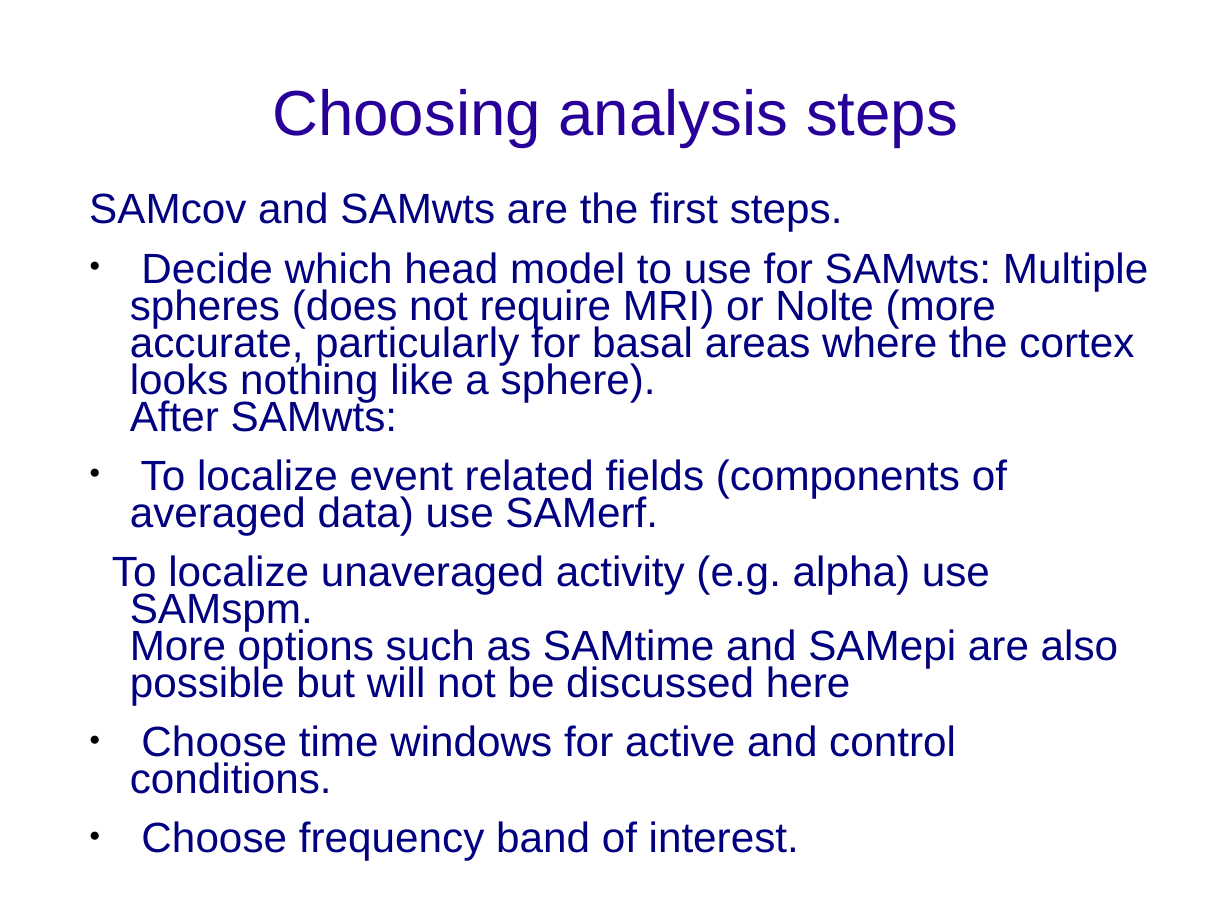
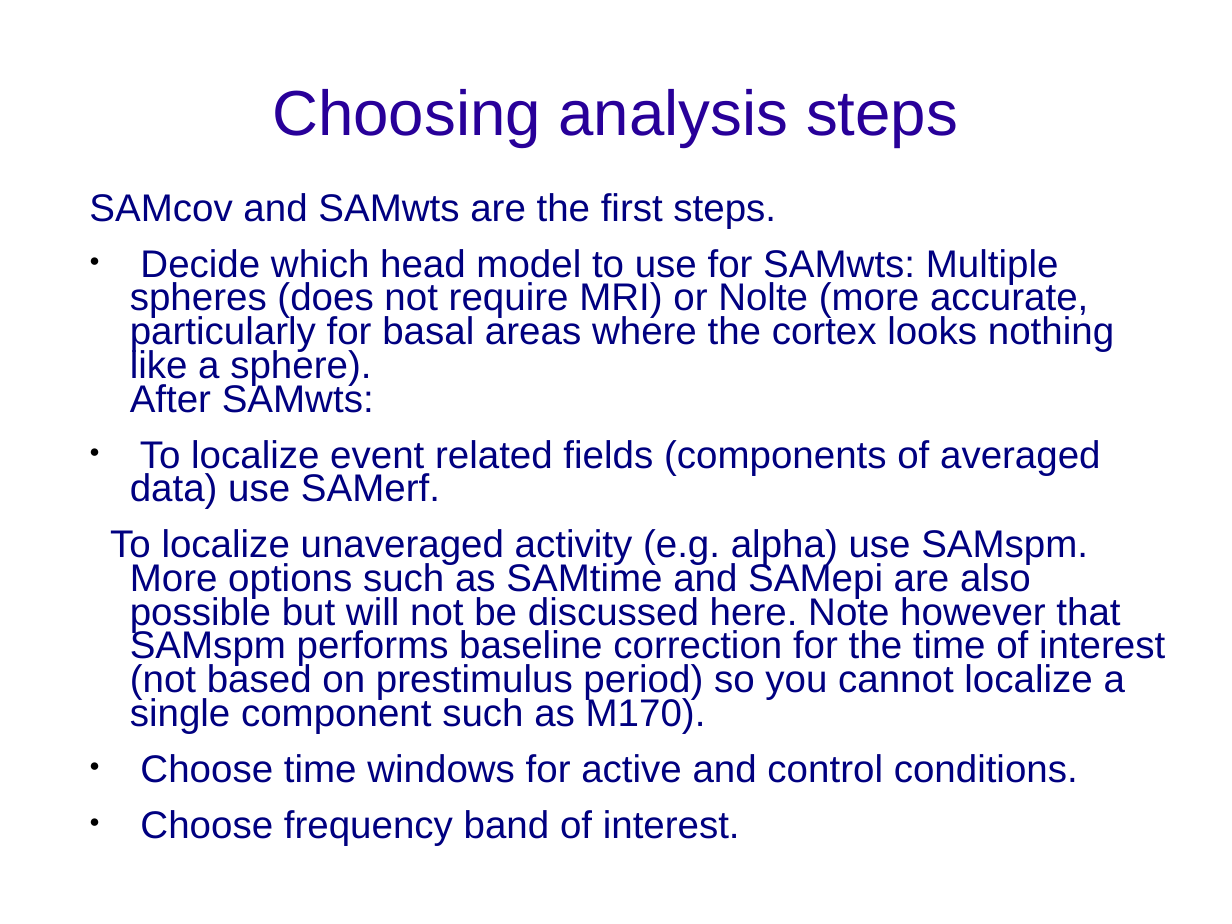
Before and after one commit to yuval-harpaz/SAM_BIU, a slide deck: slide 10 of docs/SAMtutorial.ppt. Drawn at 1232x924 pixels with LibreOffice and Linux fonts; fonts in the diff are those of the drawing; background and template pictures are left out. Boxes give left, top, right and bottom in pixels: in the first picture for what was removed or moved away, otherwise in the second. Text is boxed around its words. In the diff, an @@ line names an element or a change of style, - is before the commit and + after.

Commit message:
adding SAMspmnbc, updating the tutorial and stuff

```diff
--- a/docs/SAMtutorial.ppt
+++ b/docs/SAMtutorial.ppt
@@ text at [89,193,1114,845]: size 27.2 to 24.8 pt in "SAMcov and SAMwts are the first steps.", "Decide which head model to use for ...", "To localize event related fields (components of ...", "Choose time windows for active and control ..." and 1 more places @@
@@ text at [110,529,1165,734]: text changed; size 27.2 to 24.8 pt @@
-To localize unaveraged activity (e.g. alpha) use SAMspm.
-More options such as SAMtime and SAMepi are also possible but will not be discussed here
+To localize unaveraged activity (e.g. alpha) use SAMspm.
+More options such as SAMtime and SAMepi are also possible but will not be discussed here. Note however that SAMspm performs baseline correction for the time of interest (not based on prestimulus period) so you cannot localize a single component such as M170).
```
Also in this commit, not shown: 2 other slides changed, 1 slide added, 3 other files.
